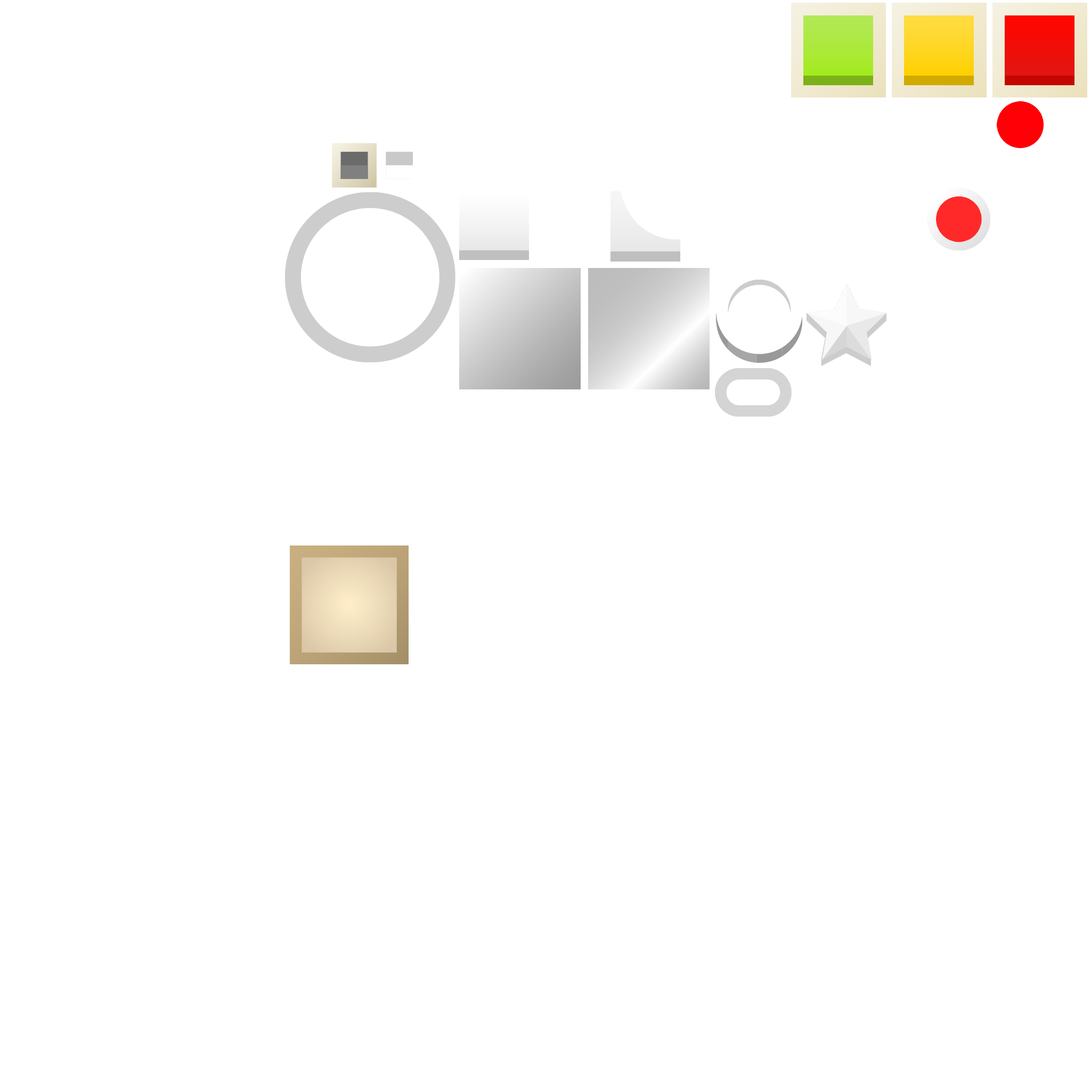
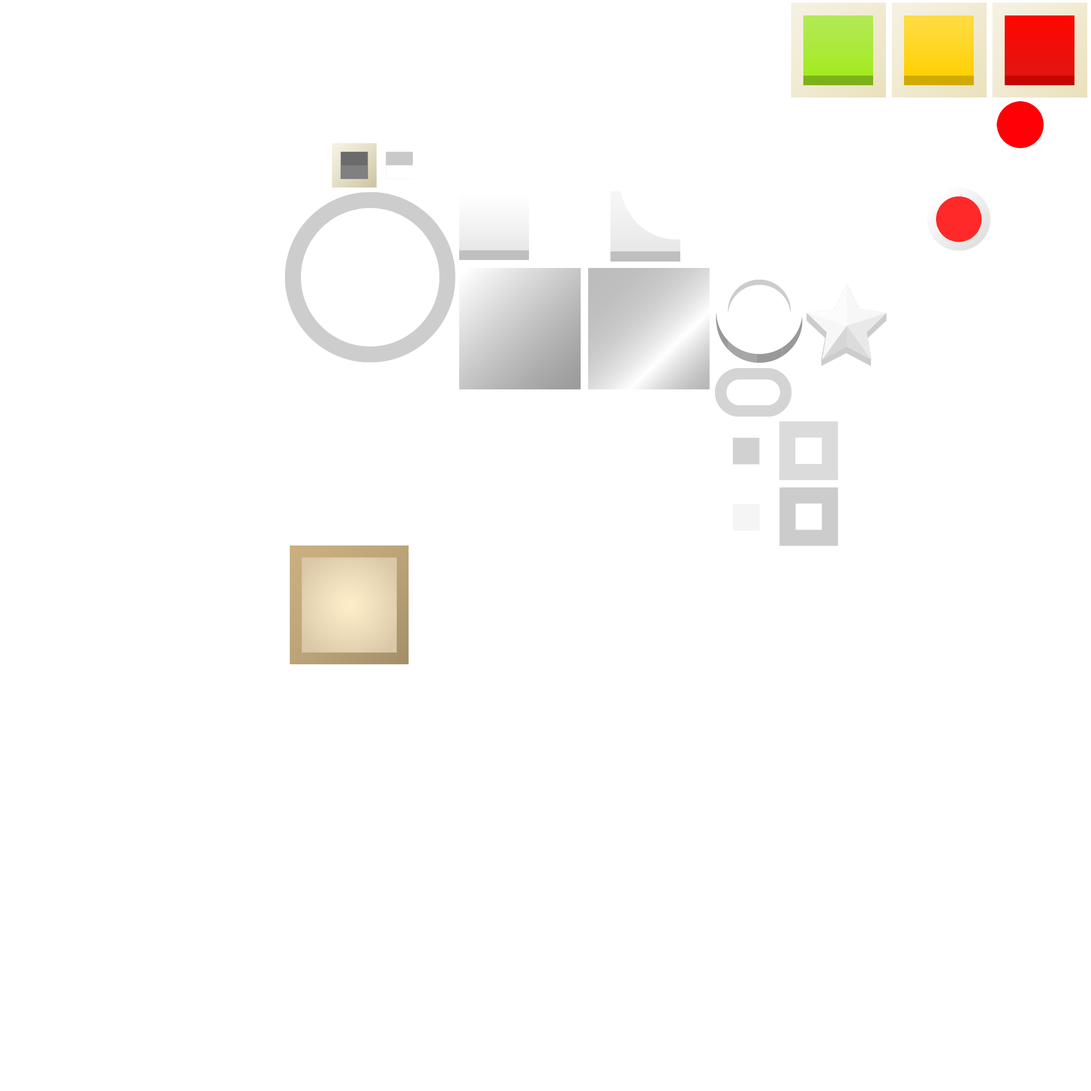
Layers edited between the first and the second 1091 × 1091 image:
added layer "Layer 39" above "Layer 38" over [779, 487, 839, 547]
added layer "Layer 38" above "Layer 37" over [779, 421, 839, 481]
added layer "Layer 37" above "Layer 36" over [733, 504, 760, 531]
added layer "Layer 36" above "Layer 2 copy" over [732, 437, 760, 465]
